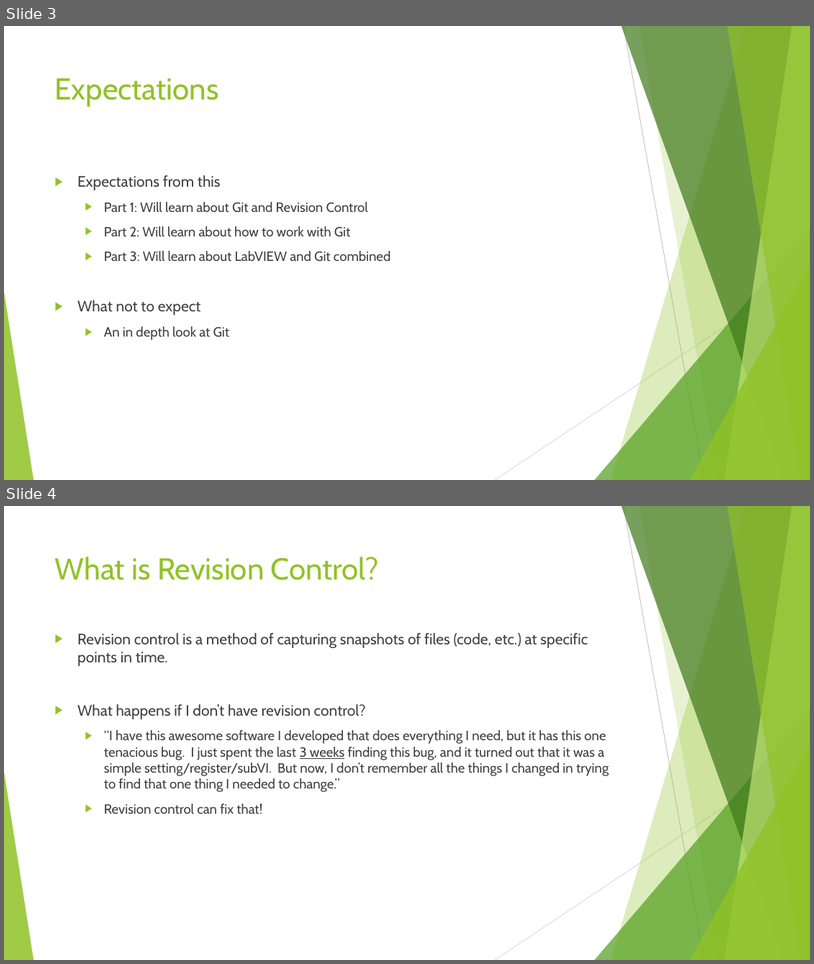
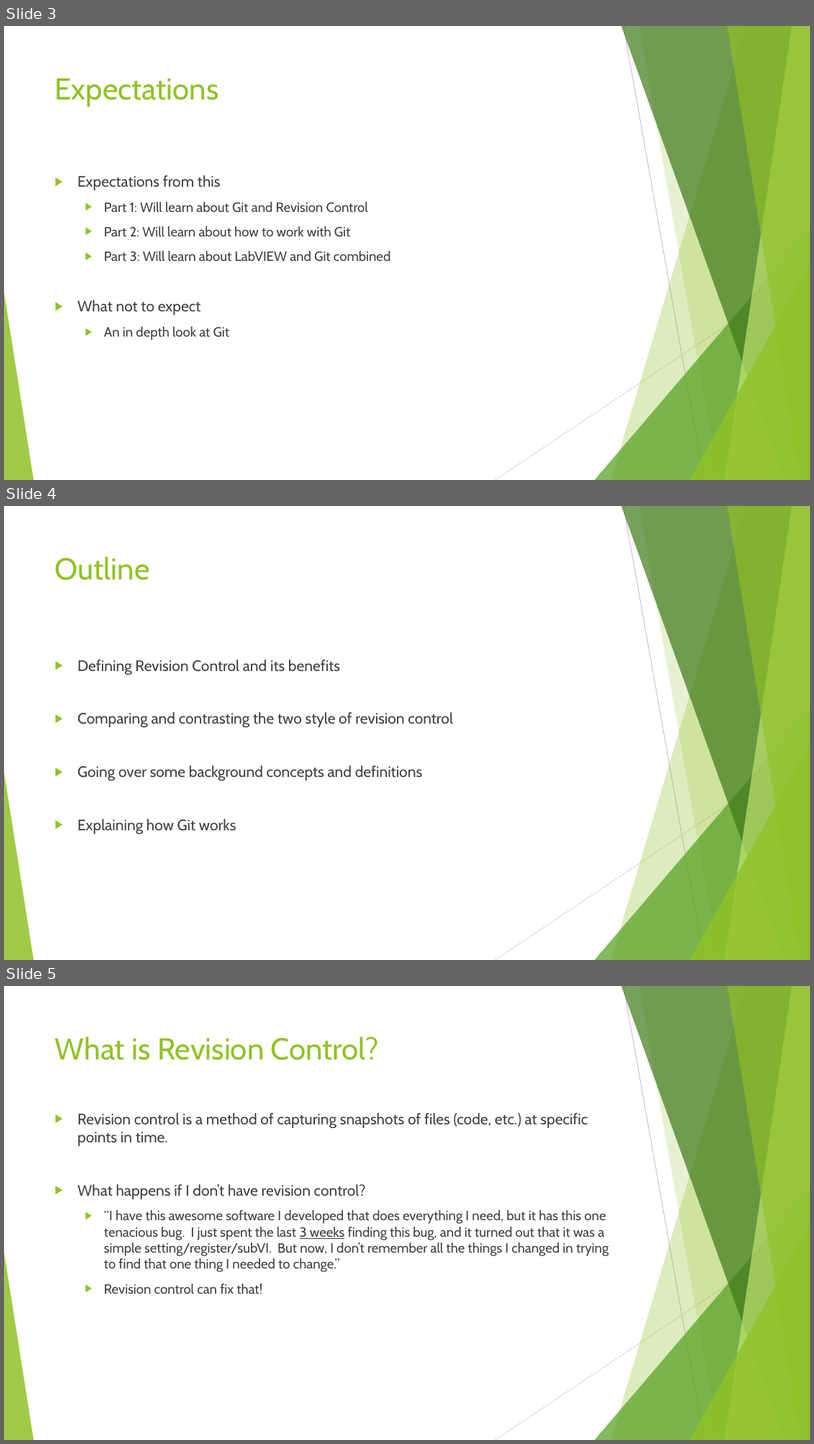
Before and after one commit to sethkaz/git-presentation, a slide deck: Git and LV.pptx. Shown one above the other, each under a label of ours: slides 3 and 4 before the commit, slides 3, 4 and 5 after it. The pictures are 814x964 and 814x1444 pixels, drawn with LibreOffice and Linux fonts; fonts in the diff are those of the drawing. Boxes give left, top, right and bottom in pixels: in the first picture for what was removed or moved away, otherwise in the second. Text is boxed around its words. In the diff, an @@ line names an element or a change of style, - is before the commit and + after.

Commit message:
Added outline.  Also added source image for wikipedia tree.

```diff
--- a/Git and LV.pptx
+++ b/Git and LV.pptx
@@ slide 4 added at (4, 506, 810, 960), background #FFFFFF; not listed: 10 template elements that a slide beside it also shows @@
@@ title added at (55, 556, 150, 580), 36 pt, text #90C226 @@
+Outline
@@ text added at (77, 659, 453, 834), 18 pt, text #404040 @@
+▶ Defining Revision Control and its benefits
+▶ Comparing and contrasting the two style of revision control
+▶ Going over some background concepts and definitions
+▶ Explaining how Git works
@@ what was slide 4 is now slide 5 @@
```
Also in this commit, not shown: 3 slides changed, 1 other slide added, 1 other file.
